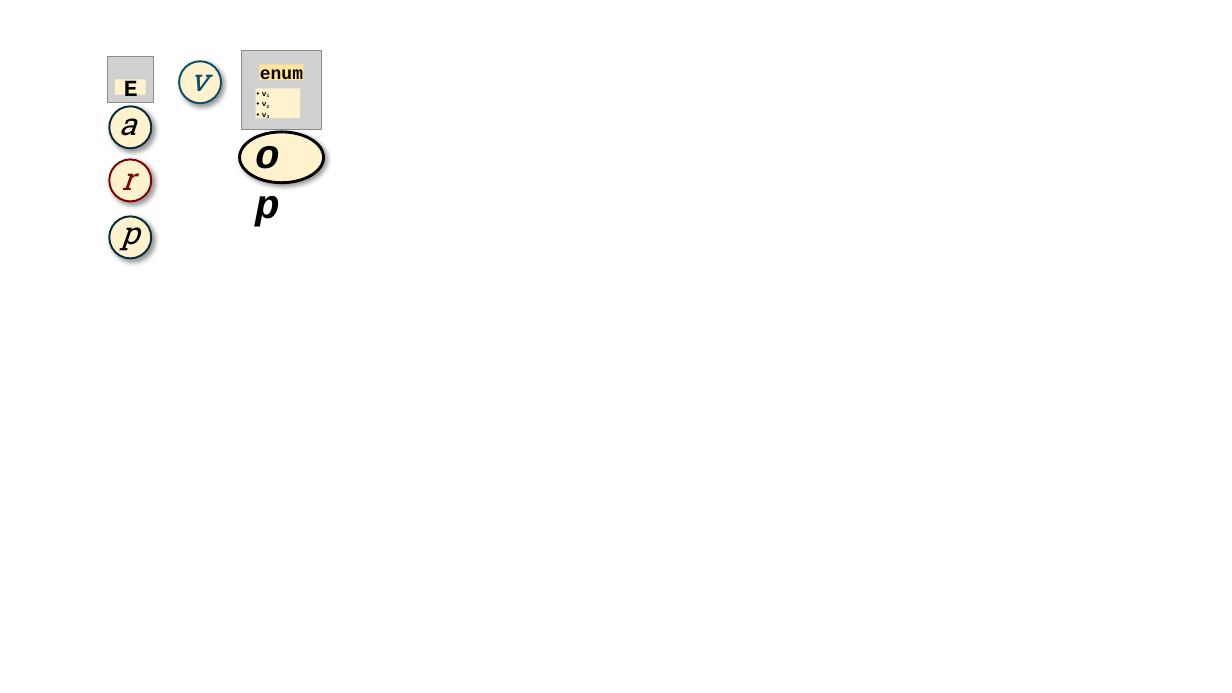
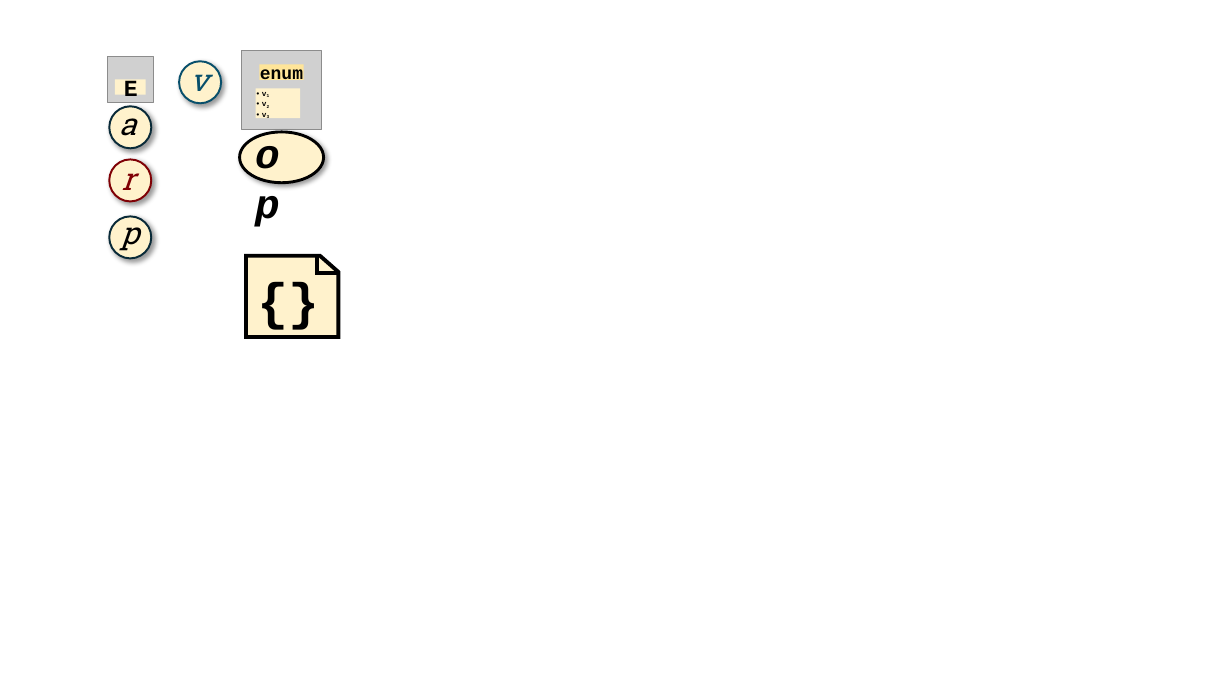
Before and after one commit to proteus-University-of-Seville/proteus-doc, a slide deck: slide 4 of misc/icons.pptx. Drawn at 1232x693 pixels with LibreOffice and Linux fonts; fonts in the diff are those of the drawing; grey boxes stand for pictures; background and template pictures are left out. Boxes give left, top, right and bottom in pixels: in the first picture for what was removed or moved away, otherwise in the second. Text is boxed around its words. In the diff, an @@ line names an element or a change of style, - is before the commit and + after.

```diff
--- a/misc/icons.pptx
+++ b/misc/icons.pptx
@@ flow chart punched card added at bbox=[246, 256, 338, 337], fill #FFF2CC, outline #000000 3 pt @@
@@ text added at bbox=[249, 263, 330, 335], 40 pt, text #000000, bold @@
+{}
@@ elbow line added from (319, 257) to (338, 274), #000000 3 pt @@
```
Also in this commit, not shown: 1 other slide changed.
